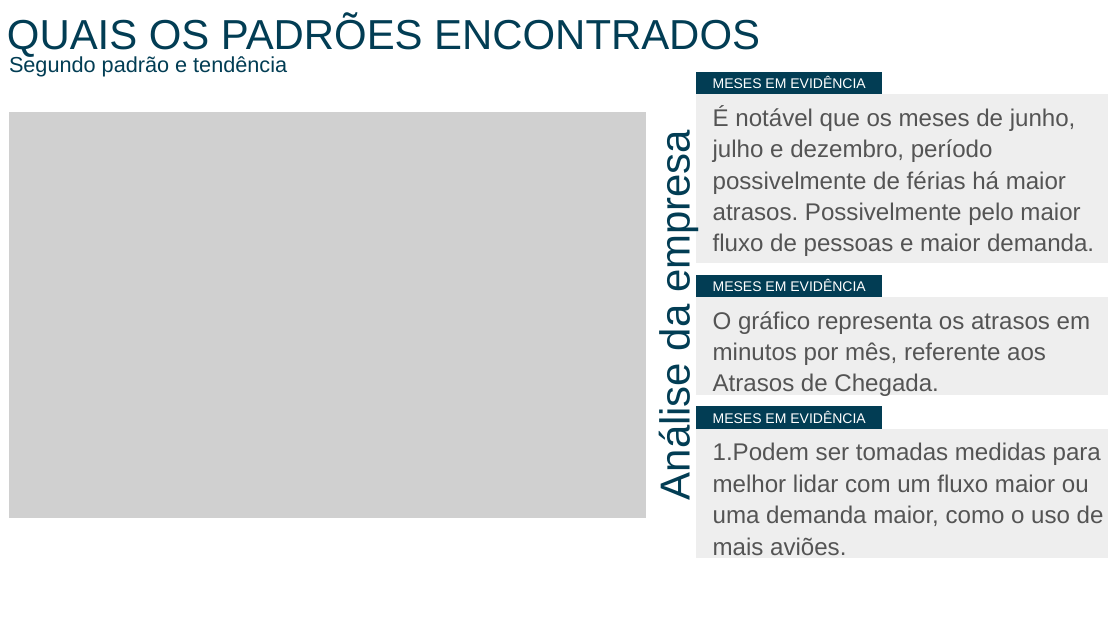
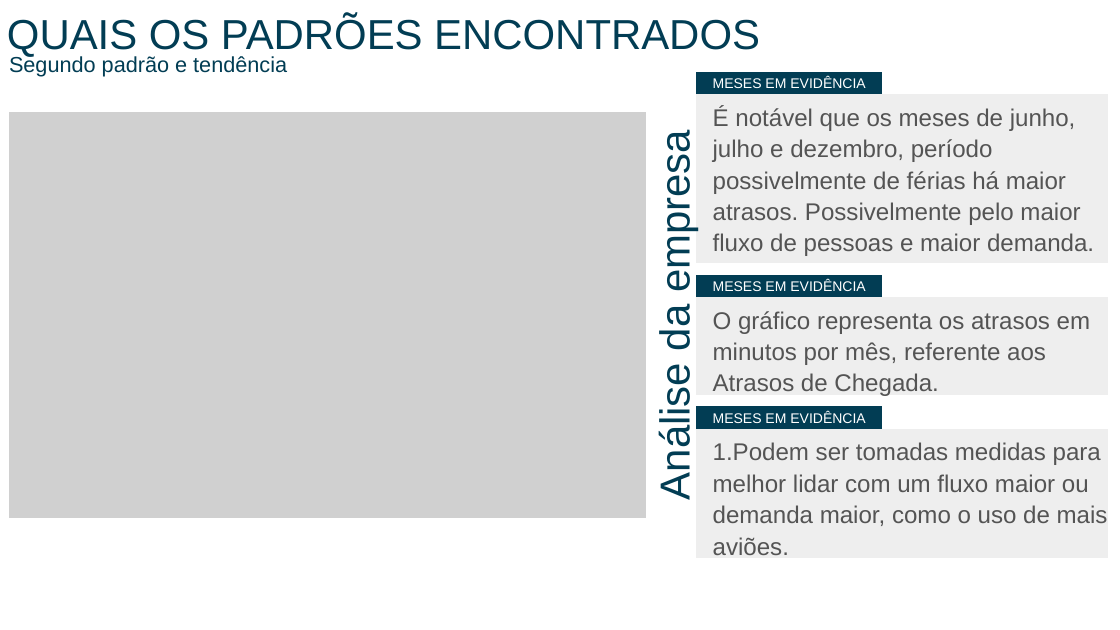
Before and after one commit to edugaspars/MBA-DataScienceUsingPython-Projeto02, a slide deck: slide 10 of Data Science Using Python - Projeto 02.pptx. Drawn at 1120x630 pixels with LibreOffice and Linux fonts; fonts in the diff are those of the drawing; grey boxes stand for pictures. Boxes give left, top, right and bottom in pixels: in the first picture for what was removed or moved away, otherwise in the second. Text is boxed around its words. In the diff, an @@ line names an element or a change of style, - is before the commit and + after.

```diff
--- a/Data Science Using Python - Projeto 02.pptx
+++ b/Data Science Using Python - Projeto 02.pptx
@@ text at <box>713,442,1108,555</box>: text changed @@
-1.Podem ser tomadas medidas para melhor lidar com um fluxo maior ou uma demanda maior, como o uso de mais aviões.
+1.Podem ser tomadas medidas para melhor lidar com um fluxo maior ou demanda maior, como o uso de mais aviões.
```
Also in this commit, not shown: 3 other slides changed.
